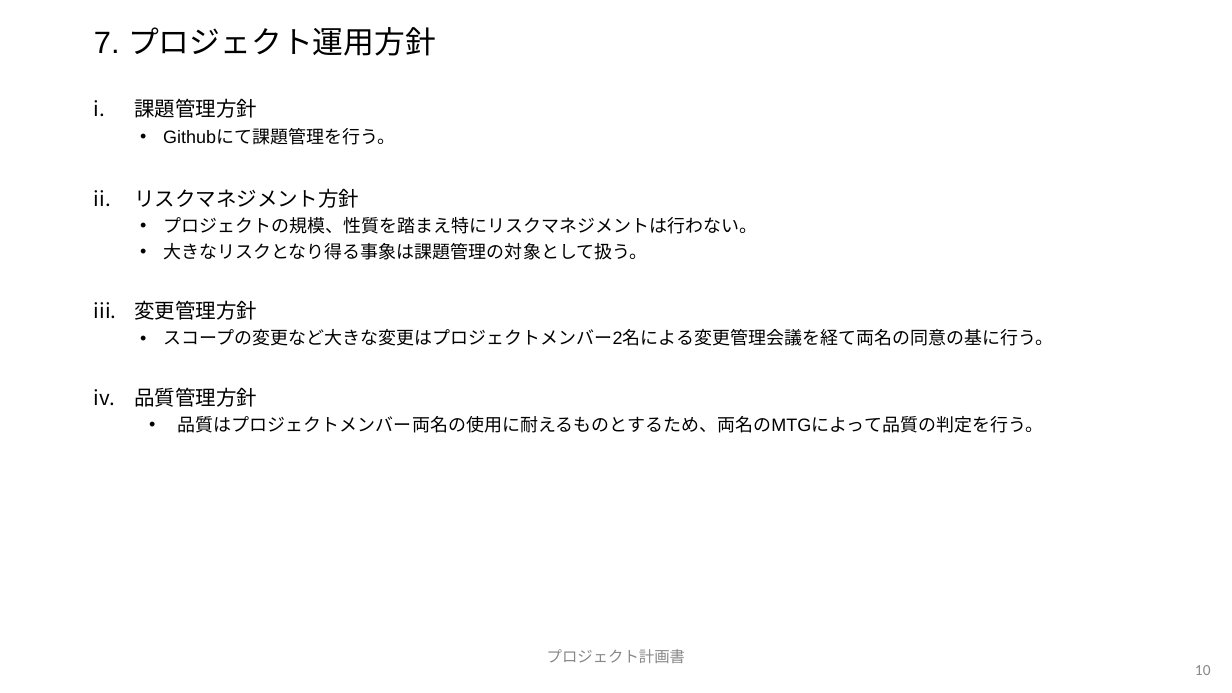
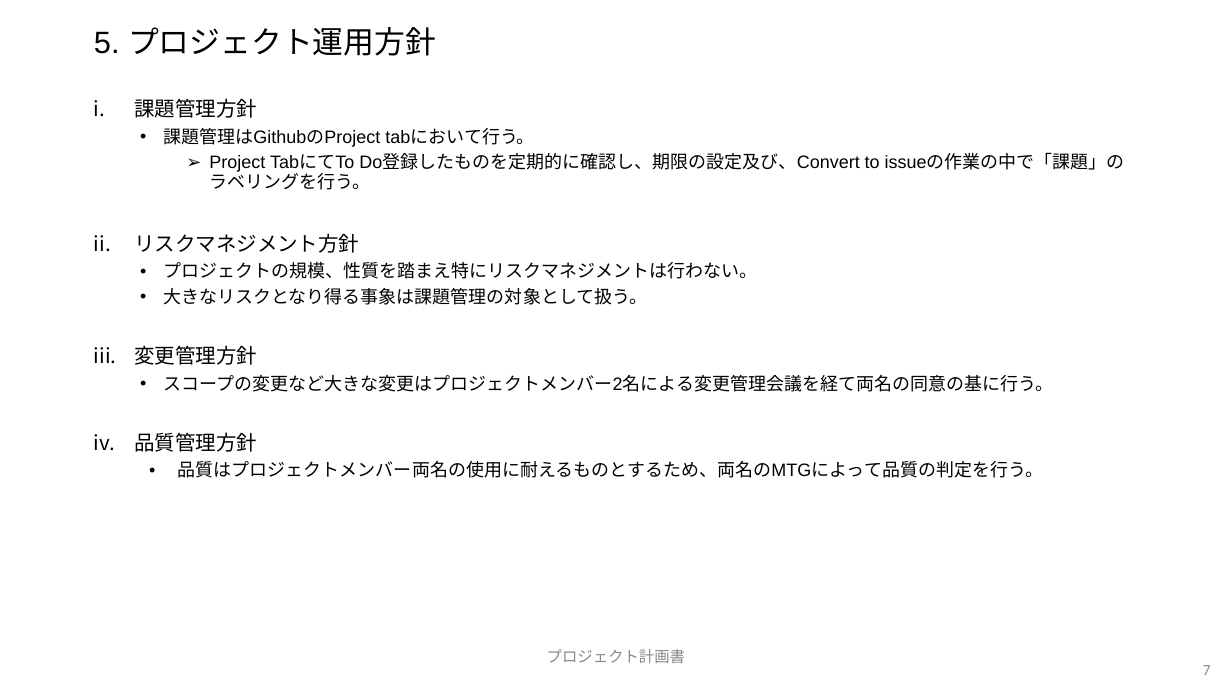
Before and after one commit to yoshtanaka/toraberu, a slide deck: slide 7 of プロジェクト計画書.pptx (slide 10 before the commit). Drawn at 1232x693 pixels with LibreOffice and Linux fonts; fonts in the diff are those of the drawing; background and template pictures are left out. Boxes give left, top, right and bottom in pixels: in the first picture for what was removed or moved away, otherwise in the second. Text is boxed around its words. In the diff, an @@ line names an element or a change of style, - is before the commit and + after.

```diff
--- a/プロジェクト計画書.pptx
+++ b/プロジェクト計画書.pptx
@@ title at box(94, 27, 436, 56): text changed @@
-7. プロジェクト運用方針
+5. プロジェクト運用方針
@@ text at box(163, 128, 1125, 190): text changed @@
-  • Githubにて課題管理を行う。
+  • 課題管理はGithubのProject tabにおいて行う。
+    ➢ Project TabにてTo Do登録したものを定期的に確認し、期限の設定及び、Convert to issueの作業の中で「課題」のラベリングを行う。
@@ page number at box(1203, 665, 1211, 675): text changed @@
-10
+7
```
Also in this commit, not shown: 6 other slides changed, 3 slides removed.
